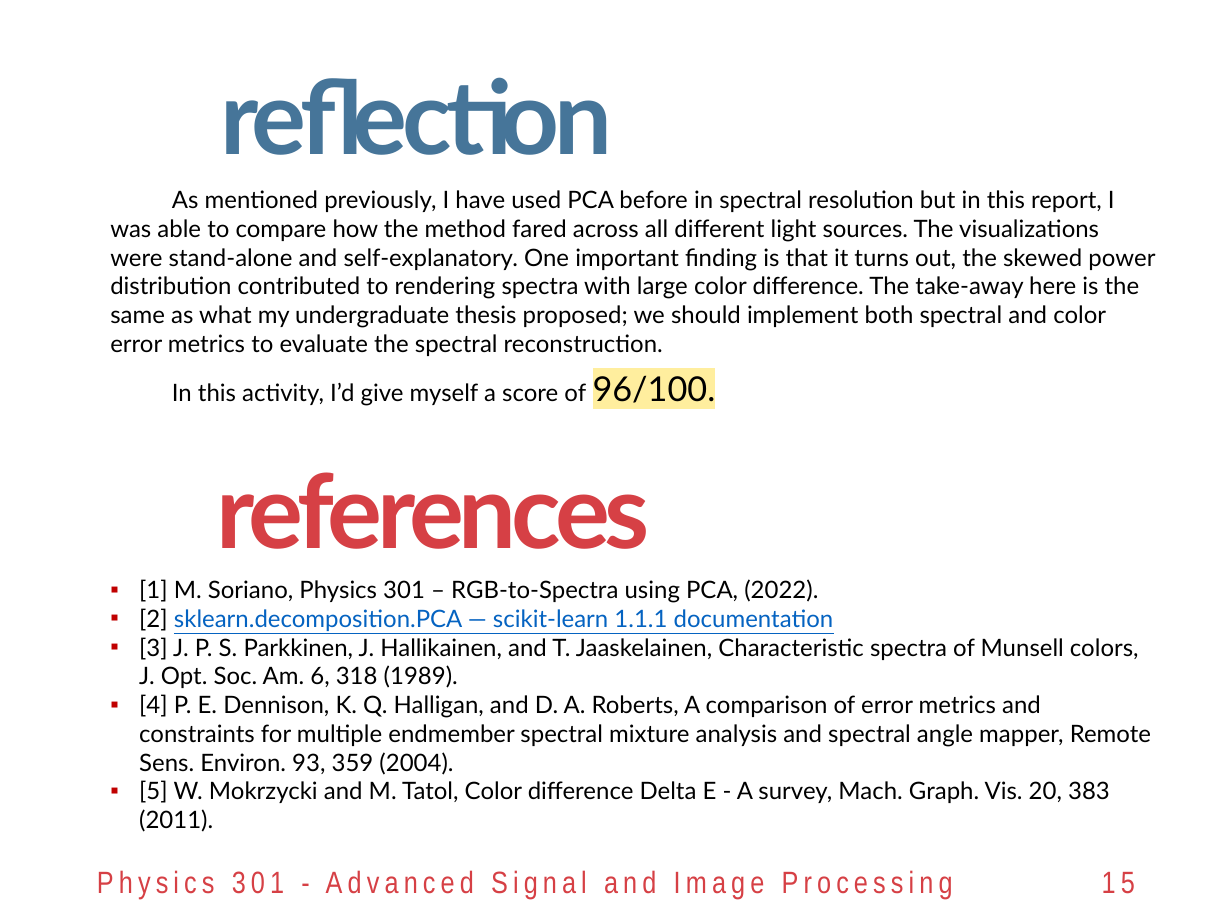
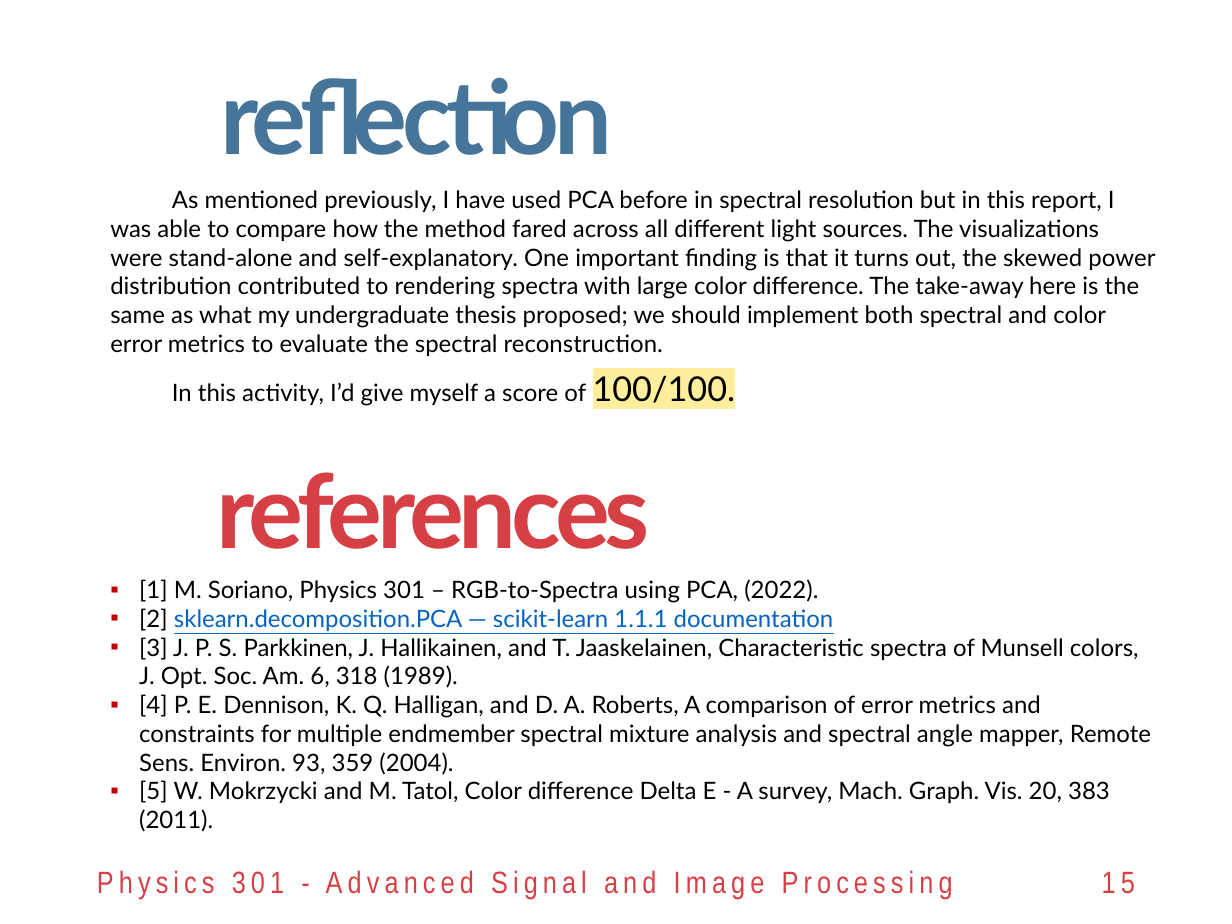
Before and after one commit to reneprincipejr/Physics-301, a slide deck: slide 15 of 04 RGB-to-Spectra using PCA/Activity 4 - RGB-Spectra using PCA.pptx. Drawn at 1232x924 pixels with LibreOffice and Linux fonts; fonts in the diff are those of the drawing; background and template pictures are left out. Boxes give left, top, right and bottom in pixels: in the first picture for what was removed or moved away, otherwise in the second. Text is boxed around its words. In the diff, an @@ line names an element or a change of style, - is before the commit and + after.

Commit message:
Finished Activity 5 code

```diff
--- a/04 RGB-to-Spectra using PCA/Activity 4 - RGB-Spectra using PCA.pptx
+++ b/04 RGB-to-Spectra using PCA/Activity 4 - RGB-Spectra using PCA.pptx
@@ text at <box>172,372,736,408</box>: text changed @@
-In this activity, I’d give myself a score of 96/100.
+In this activity, I’d give myself a score of 100/100.
```
Also in this commit, not shown: 31 other files.
